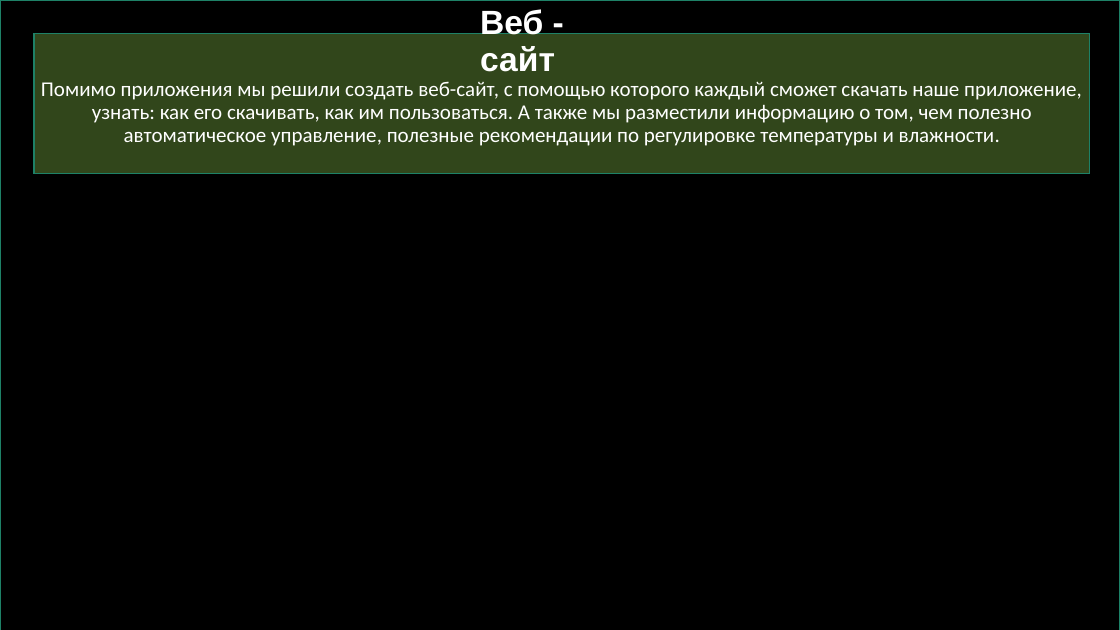
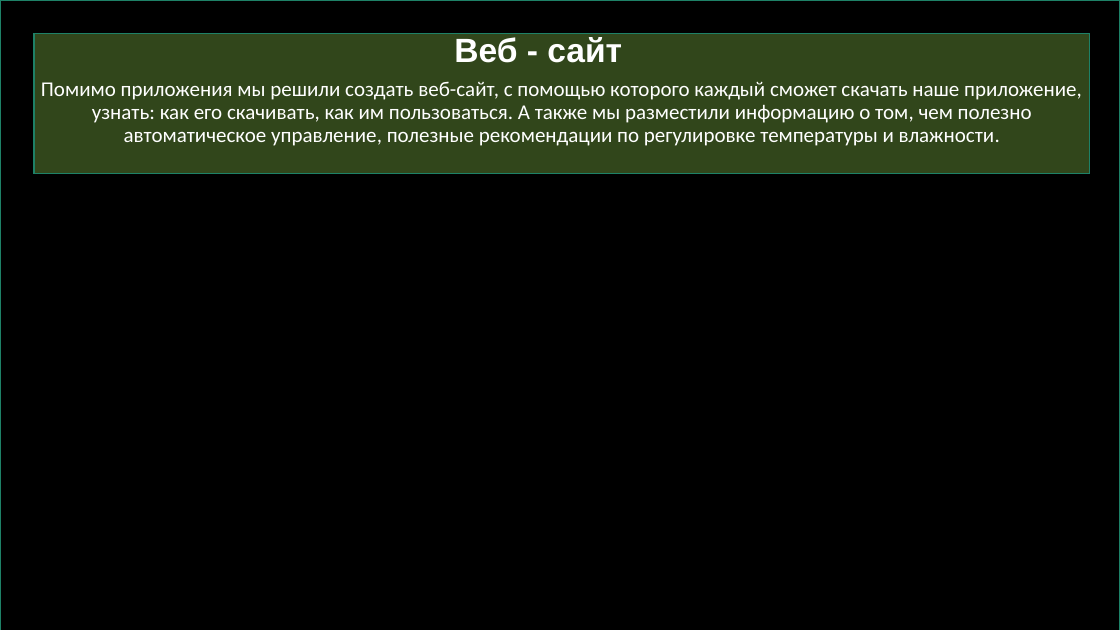
Before and after one commit to voronov-nikita/teplica-predprof, a slide deck: slide 5 of документация и презентация/Автоматизированная система удаленного управления теплицей.pptx. Drawn at 1120x630 pixels with LibreOffice and Linux fonts; fonts in the diff are those of the drawing; background and template pictures are left out. Boxes give left, top, right and bottom in pixels: in the first picture for what was removed or moved away, otherwise in the second. Text is boxed around its words. In the diff, an @@ line names an element or a change of style, - is before the commit and + after.

```diff
--- a/документация и презентация/Автоматизированная система удаленного управления теплицей.pptx
+++ b/документация и презентация/Автоматизированная система удаленного управления теплицей.pptx
@@ title "Веб - сайт" rewrapped from bbox=[480, 7, 555, 72] to bbox=[454, 37, 622, 63] @@
```
Also in this commit, not shown: 3 other slides changed.
